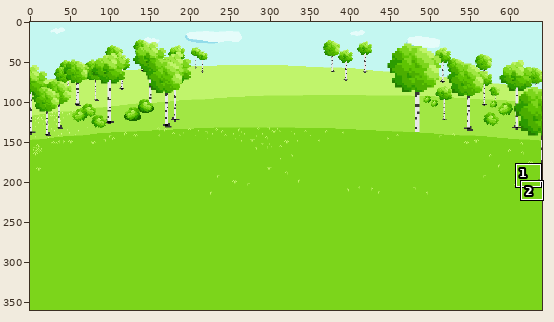
Pixel-art file -- Assets/Shootout Backgrounds/GrassLandsShootoutBackground.aseprite. The picture above shows the old version from afar; the outline marks the close-up.
Close-up. As it was:
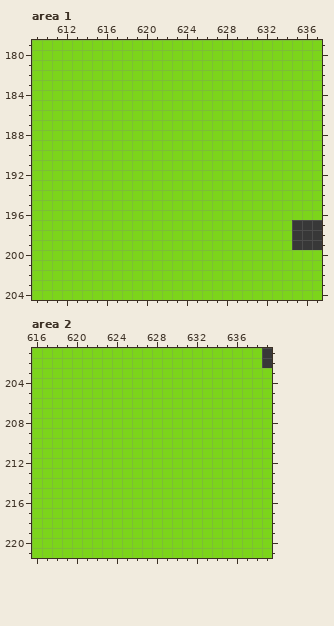
640x360 pixels, 1 frame. Shown: area 1: x 609..637, y 179..204; area 2: x 616..639, y 201..221. The commit also changed other parts of the picture, which this record leaves out.
Once edited:
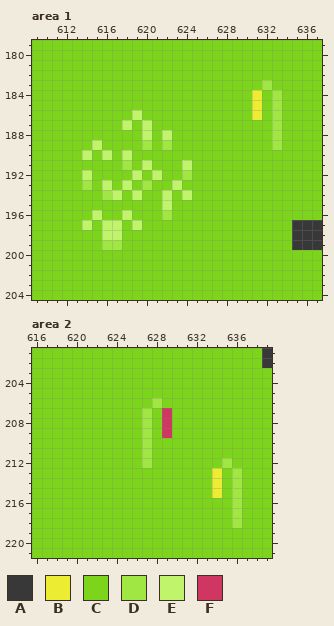
Palette (. is transparent): A #383838  B #ecec33  C #7cd51b  D #a1e744  E #c0f46b  F #cf3662
Difference:
{"where": "area 1, layers \"Bushes\", \"Grass\""}
{"y":183,"x":632,"old":"C","new":"D"}
{"y":184,"x":631,"old":"C","new":"B"}
{"y":184,"x":633,"old":"C","new":"D"}
{"y":185,"x":631,"old":"C","new":"B"}
{"y":185,"x":633,"old":"C","new":"D"}
{"y":186,"x":619,"old":"C","new":"E"}
{"y":186,"x":631,"old":"C","new":"B"}
{"y":186,"x":633,"old":"C","new":"D"}
{"y":187,"x":618,"old":"C","new":"E"}
{"y":187,"x":620,"old":"C","new":"E"}
{"y":187,"x":633,"old":"C","new":"D"}
{"y":188,"x":620,"old":"C","new":"E"}
{"y":188,"x":622,"old":"C","new":"E"}
{"y":188,"x":633,"old":"C","new":"D"}
{"y":189,"x":615,"old":"C","new":"E"}
{"y":189,"x":620,"old":"C","new":"D"}
{"y":189,"x":622,"old":"C","new":"D"}
{"y":189,"x":633,"old":"C","new":"D"}
{"y":190,"x":614,"old":"C","new":"E"}
{"y":190,"x":616,"old":"C","new":"E"}
{"y":190,"x":618,"old":"C","new":"E"}
{"y":191,"x":618,"old":"C","new":"D"}
{"y":191,"x":620,"old":"C","new":"E"}
{"y":191,"x":624,"old":"C","new":"E"}
{"y":192,"x":614,"old":"C","new":"E"}
{"y":192,"x":619,"old":"C","new":"E"}
{"y":192,"x":621,"old":"C","new":"E"}
{"y":192,"x":624,"old":"C","new":"D"}
{"y":193,"x":614,"old":"C","new":"D"}
{"y":193,"x":616,"old":"C","new":"E"}
{"y":193,"x":618,"old":"C","new":"E"}
{"y":193,"x":620,"old":"C","new":"D"}
{"y":193,"x":623,"old":"C","new":"E"}
{"y":194,"x":616,"old":"CC","new":"DE"}
{"y":194,"x":619,"old":"C","new":"E"}
{"y":194,"x":622,"old":"C","new":"E"}
{"y":194,"x":624,"old":"C","new":"E"}
{"y":195,"x":622,"old":"C","new":"E"}
{"y":196,"x":615,"old":"C","new":"E"}
{"y":196,"x":618,"old":"C","new":"E"}
{"y":196,"x":622,"old":"C","new":"D"}
{"y":197,"x":614,"old":"C","new":"E"}
{"y":197,"x":616,"old":"CC","new":"EE"}
{"y":197,"x":619,"old":"C","new":"E"}
{"y":198,"x":616,"old":"CC","new":"EE"}
{"y":199,"x":616,"old":"CC","new":"DD"}
{"where": "area 2, layer \"Bushes\""}
{"y":206,"x":628,"old":"C","new":"D"}
{"y":207,"x":627,"old":"C","new":"D"}
{"y":207,"x":629,"old":"C","new":"F"}
{"y":208,"x":627,"old":"C","new":"D"}
{"y":208,"x":629,"old":"C","new":"F"}
{"y":209,"x":627,"old":"C","new":"D"}
{"y":209,"x":629,"old":"C","new":"F"}
{"y":210,"x":627,"old":"C","new":"D"}
{"y":211,"x":627,"old":"C","new":"D"}
{"y":212,"x":627,"old":"C","new":"D"}
{"y":212,"x":635,"old":"C","new":"D"}
{"y":213,"x":634,"old":"C","new":"B"}
{"y":213,"x":636,"old":"C","new":"D"}
{"y":214,"x":634,"old":"C","new":"B"}
{"y":214,"x":636,"old":"C","new":"D"}
{"y":215,"x":634,"old":"C","new":"B"}
{"y":215,"x":636,"old":"C","new":"D"}
{"y":216,"x":636,"old":"C","new":"D"}
{"y":217,"x":636,"old":"C","new":"D"}
{"y":218,"x":636,"old":"C","new":"D"}
{"label":"changed","picture_box":[252,80,282,150]}
{"label":"changed","picture_box":[82,110,192,250]}
{"label":"changed","picture_box":[142,398,172,468]}
{"label":"changed","picture_box":[212,458,242,528]}
